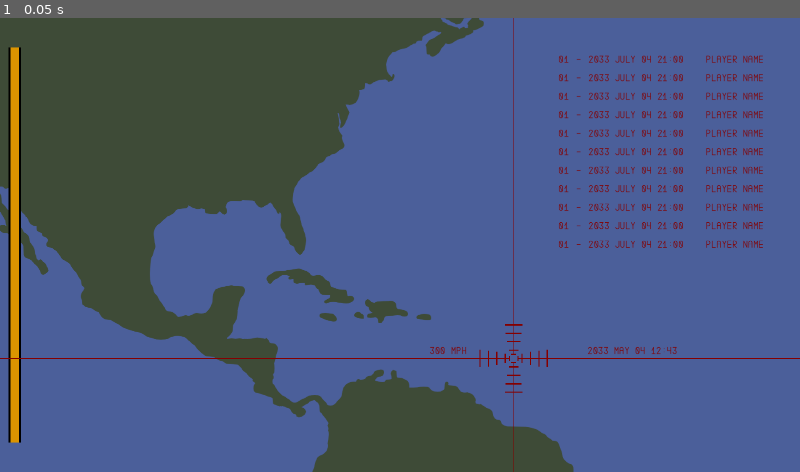
Above: before the commit, frame 1.
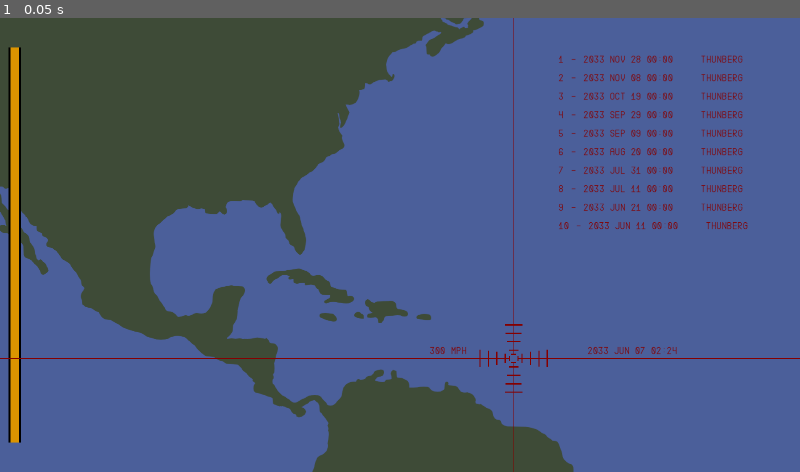
Above: after the commit, the same moment.

Repository: nschrag/BigHurricaneHunter
Game: Godot game, scene res://Map02.tscn
The game is run twice, just before and just after one commit, with the same random seed, the same clock (stepped at 60 frames per second) and the same inputs.
Inputs:
- Up to frame 1 (0.05 s): no input

The runs differ from the first frame. In frame 1, 1.9% of the frame differs, in the area x 69-96%, y 8-75%.

Commit message:
High score display can now be populated

Diff:
--- a/GameTimer.gd
+++ b/GameTimer.gd
@@ -1,10 +1,18 @@
 extends Label
 
-@onready var start_timestamp = Time.get_unix_time_from_datetime_dict({ "year":2033, "month":5, "day":1})
+class_name GameTimer
+const game_days_per_real_millisecond = 2 * 0.001
+const seconds_per_day = 24 * 60 * 60
+
+const start_timestamp_string = { "year":2033, "month":6, "day":1}
 const months = ["", "Jan", "Feb", "Mar", "Apr", "May", "Jun", "Jul", "Aug", "Sep", "Oct", "Nov", "Dec"]
-#const months = ["January", "February", "March", "April", "May", "June", "July", "August", "Sept", "October", "November", "December"]
+static func get_start_timestamp() -> int:
+	return Time.get_unix_time_from_datetime_dict({ "year":2033, "month":6, "day":1})
+
+static func format_time(real_milliseconds:int) -> String:
+	var game_milliseconds = real_milliseconds * game_days_per_real_millisecond * seconds_per_day
+	var date_time = Time.get_datetime_dict_from_unix_time(get_start_timestamp() + game_milliseconds)
+	return "%d %s %02d %02d:%02d" % [date_time["year"], months[date_time["month"]], date_time["day"], date_time["hour"], date_time["minute"]]
 
 func _process(delta: float) -> void:
-	var date_time = Time.get_datetime_dict_from_unix_time(start_timestamp + Time.get_ticks_msec() * 100)
-	#text = "%d" % [date_time["year"]]
-	text = "%d %s %02d %02d:%02d" % [date_time["year"], months[date_time["month"]], date_time["day"], date_time["hour"], date_time["minute"]]
+	text = format_time(Time.get_ticks_msec() )
--- a/HighScoreDisplay.gd
+++ b/HighScoreDisplay.gd
@@ -1,8 +1,24 @@
 extends VFlowContainer
 
-@export var entry: PackedScene
+@export var entry_ui: PackedScene
+
+var high_scores = [
+	{ "name": "Thunberg", "score":90000 },
+	{ "name": "Thunberg", "score":80000 },
+	{ "name": "Thunberg", "score":70000 },
+	{ "name": "Thunberg", "score":60000 },
+	{ "name": "Thunberg", "score":50000 },
+	{ "name": "Thunberg", "score":40000 },
+	{ "name": "Thunberg", "score":30000 },
+	{ "name": "Thunberg", "score":20000 },
+	{ "name": "Thunberg", "score":10000 },
+	{ "name": "Thunberg", "score":5000 }
+]
 
 func _ready() -> void:
-	for i in 10:
-		var e = entry.instantiate()
-		add_child(e)
+	var i = 0
+	for entry in high_scores:
+		var ui = entry_ui.instantiate()
+		ui.populate(i + 1, entry["name"], entry["score"])
+		add_child(ui)
+		i = i + 1
--- /dev/null
+++ b/HighScoreEntry.gd
@@ -0,0 +1,8 @@
+extends Node
+
+class_name HighScoreEntry
+
+func populate(rank: int, name: String, score: int) -> void:
+	$Rank.text = str(rank)
+	$DateTime.text = GameTimer.format_time(score)
+	$PlayerName.text = name
--- a/HighScoreEntryUI.tscn
+++ b/HighScoreEntryUI.tscn
@@ -1,9 +1,11 @@
-[gd_scene load_steps=2 format=3 uid="uid://c0tx30da0bbm4"]
+[gd_scene load_steps=3 format=3 uid="uid://c0tx30da0bbm4"]
 
 [ext_resource type="LabelSettings" uid="uid://b2smq1q877j2o" path="res://ReticuleLabel.tres" id="1_relyq"]
+[ext_resource type="Script" uid="uid://4gw2uo77l1dd" path="res://HighScoreEntry.gd" id="1_y0tp2"]
 
 [node name="HFlowContainer" type="VFlowContainer"]
 custom_minimum_size = Vector2(0, 40)
+script = ExtResource("1_y0tp2")
 
 [node name="Rank" type="Label" parent="."]
 layout_mode = 2
--- a/Map02.tscn
+++ b/Map02.tscn
@@ -59,7 +59,7 @@
 [node name="Node2D" type="Node2D" parent="."]
 visible = false
 position = Vector2(272, -195)
-rotation = 319185.0
+rotation = 326496.0
 script = ExtResource("5_s8noj")
 active = true
 rate = 1.0
@@ -98,10 +98,7 @@
 offset_bottom = 197.0
 theme = ExtResource("9_vv0lo")
 script = ExtResource("10_q5vca")
-entry = ExtResource("11_vv0lo")
-
-[node name="HFlowContainer" parent="HighScoreDisplay" instance=ExtResource("11_vv0lo")]
-layout_mode = 2
+entry_ui = ExtResource("11_vv0lo")
 
 [connection signal="body_entered" from="Map01/Area2D" to="Map01/Area2D" method="_on_body_entered"]
 [connection signal="body_exited" from="Map01/Area2D" to="Map01/Area2D" method="_on_body_exited"]
--- a/Reticule.gd
+++ b/Reticule.gd
@@ -26,9 +26,6 @@
 
 var hit_streak: int = 0
 var bonus_level: int = 0;
-
-func is_fully_charged() -> bool:
-	return charge_level >= max_charge_level
 
 func get_speed() -> float:
 	var s = speed + bonus_level * 10
Not shown, added: HighScoreEntry.gd.uid
